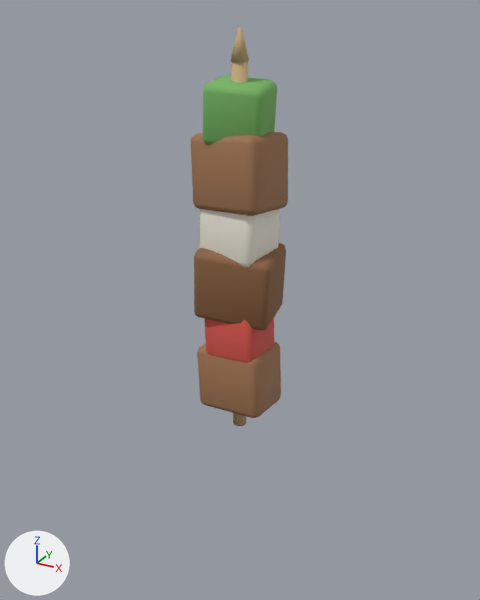
The glTF model Assets/Resources/Snack/Towers/Skewer.glb, before and after one commit.
The view is the same before and after, from a camera (50 mm lens) standing at (0.869, -1.579, 1.219) and looking at (0.012, -0.022, 0.441). The lights are fixed; the arrows at lower left show +X, +Y and +Z. The picture after the commit comes second.

Objects in the first picture: 'Skewer'.
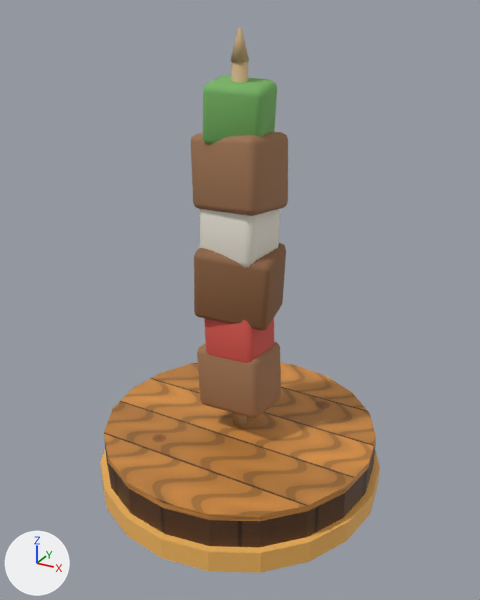
The newer file is also turned or shifted as a whole; pictures and numbers use the older file's frame.

What differs and where, as boxes [x1, y1, x2, y2] in the pictures (480 x 600 px):
'pedestal', added (orange): after [104, 362, 376, 547]
    faces in mat_woodtop (picture img_woodtopplanks): [104, 362, 376, 521]
    faces in mat_woodside (picture img_woodsideband): [105, 443, 376, 547]
'rim', added (orange): after [100, 450, 380, 573]

Diff of the bpy script that builds the scene:
```diff
--- a/Assets/Resources/Snack/Towers/Skewer.glb.py
+++ b/Assets/Resources/Snack/Towers/Skewer.glb.py
@@ img_woodtopplanks @@
+img_woodtopplanks = load_image('WoodTopPlanks', '_unpacked/WoodTopPlanks', 512, 512, 'sRGB')
@@ img_woodsideband @@
+img_woodsideband = load_image('WoodSideBand', '_unpacked/WoodSideBand', 512, 256, 'sRGB')
@@ mat_tierorange @@
+mat_tierorange = principled_material('TierOrange')
+mat_tierorange.base_color = (0.95, 0.5, 0.12)  # orange #f9bc61
@@ mat_woodtop @@
+mat_woodtop = principled_material('WoodTop')
+mat_woodtop.texture = img_woodtopplanks
+mat_woodtop.roughness = 0.55
@@ mat_woodside @@
+mat_woodside = principled_material('WoodSide')
+mat_woodside.texture = img_woodsideband
+mat_woodside.roughness = 0.55
@@ me_cylinder_049 @@
+me_cylinder_049.from_pydata(...)  # a 20-sided cylinder along z spanning x -0.45..0.45, y -0.45..0.45, z -0.035..0.035
+me_cylinder_049.materials.append(mat_tierorange)  # orange #f9bc61
@@ me_cylinder_047 @@
+me_cylinder_047.from_pydata(...)  # 60 vertices, 152 faces; spans x -0.43..0.43, y -0.43..0.43, z -0.045..0.065
+# faces by material slot: [76, 76]
+me_cylinder_047.materials.append(mat_woodside)  # picture img_woodsideband
+me_cylinder_047.materials.append(mat_woodtop)  # picture img_woodtopplanks
@@ ob_rim @@
+ob_rim = bpy.data.objects.new('rim', me_cylinder_049)
+ob_rim.location = (0.0, 0.0, -0.145)
@@ ob_pedestal @@
+ob_pedestal = bpy.data.objects.new('pedestal', me_cylinder_047)
+ob_pedestal.location = (0.0, 0.0, -0.065)
```
